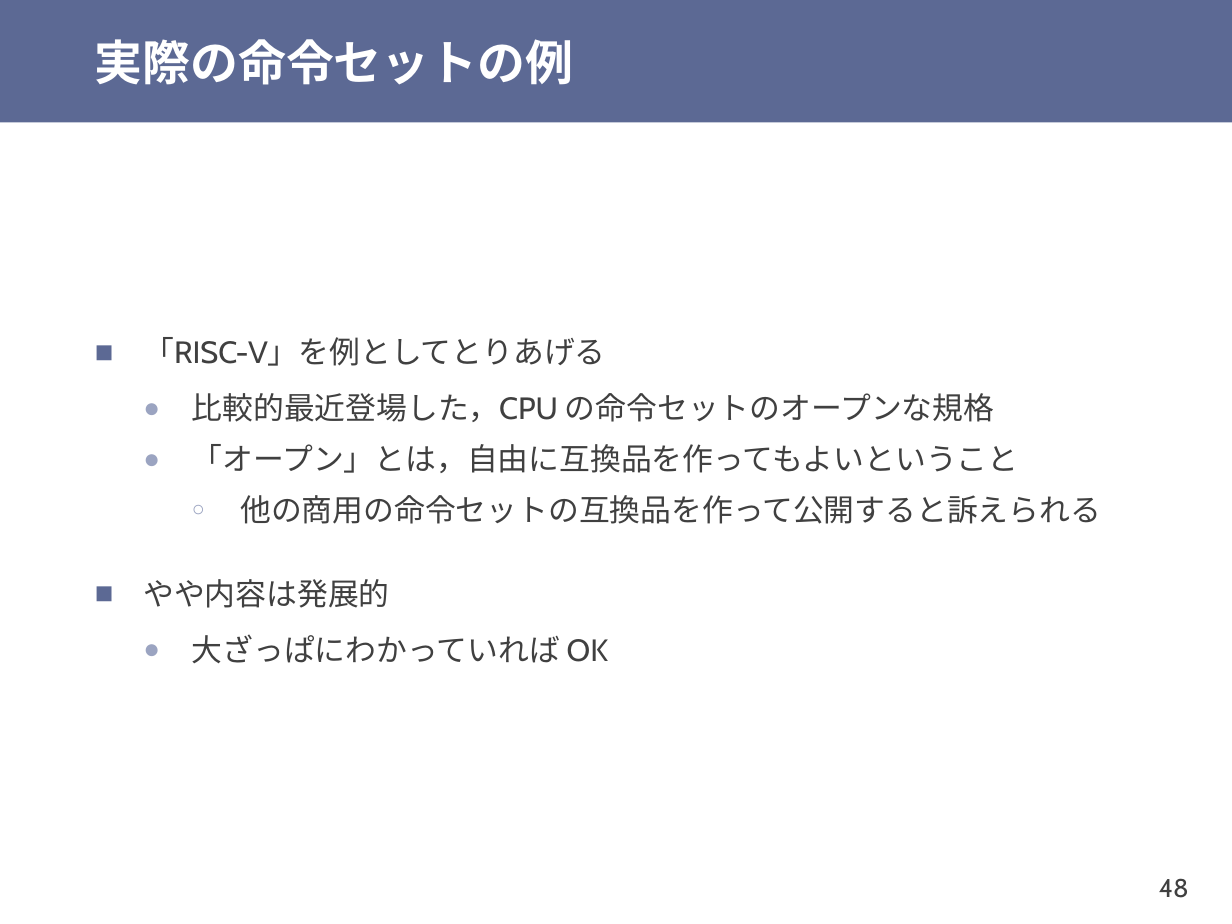
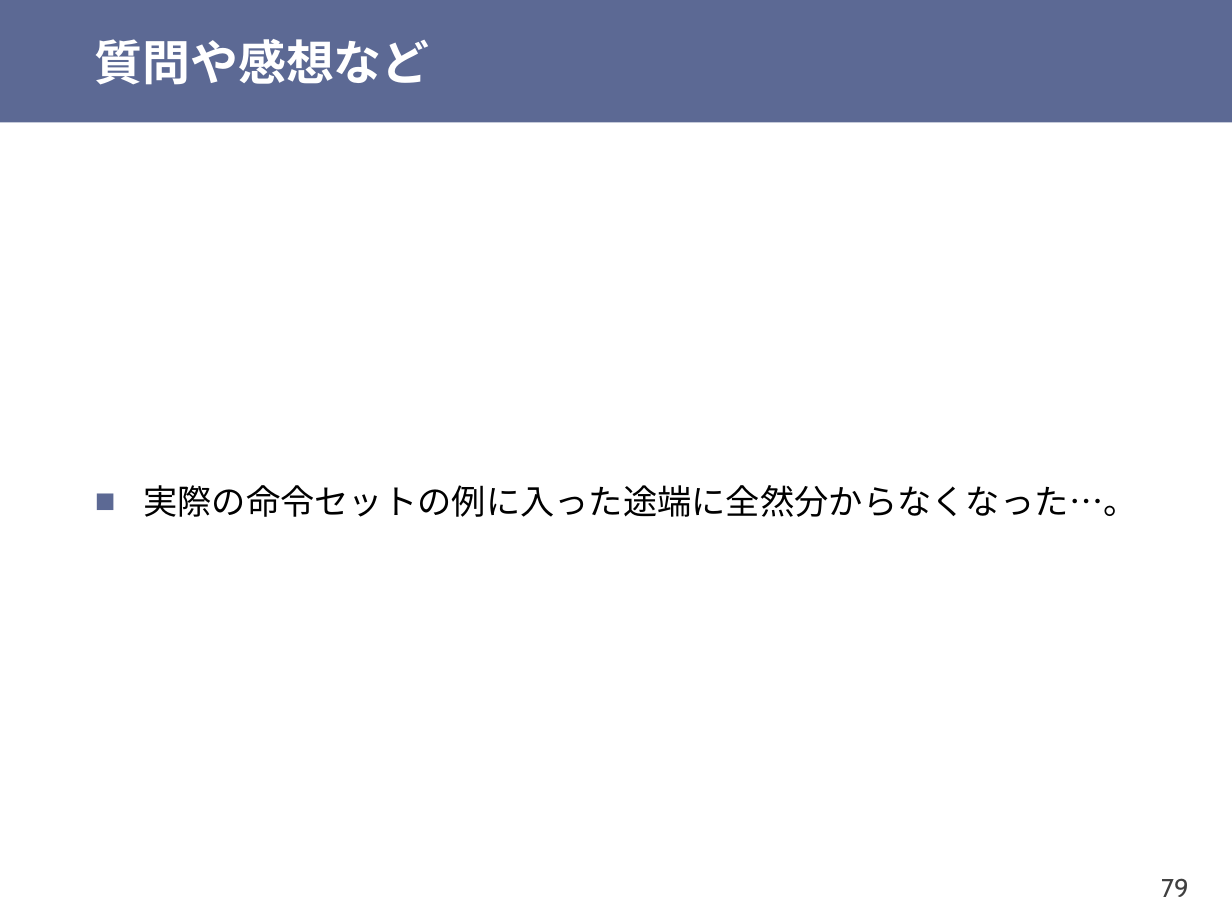
Before and after one commit to shioyadan/otya-computer-architecture-i, a slide deck: slide 79 of cai-shioya-03.pptx (slide 48 before the commit). Drawn at 1232x924 pixels with LibreOffice and Linux fonts; fonts in the diff are those of the drawing. Boxes give left, top, right and bottom in pixels: in the first picture for what was removed or moved away, otherwise in the second. Text is boxed around its words. In the diff, an @@ line names an element or a change of style, - is before the commit and + after.

```diff
--- a/cai-shioya-03.pptx
+++ b/cai-shioya-03.pptx
@@ title at (x1=95, y1=39, x2=430, y2=85): text changed @@
-実際の命令セットの例
+質問や感想など
@@ text at (x1=143, y1=485, x2=1137, y2=517): text changed; size 18 to 20 pt; font Cabin to Noto Sans CJK JP; text colour #404040 to #000000 @@
-■ 「RISC-V」を例としてとりあげる
-  ● 比較的最近登場した，CPU の命令セットのオープンな規格
-  ● 「オープン」とは，自由に互換品を作ってもよいということ
-    ○ 他の商用の命令セットの互換品を作って公開すると訴えられる
-■ やや内容は発展的
-  ● 大ざっぱにわかっていれば OK
+■ 実際の命令セットの例に入った途端に全然分からなくなった…。
@@ page number at (x1=1161, y1=878, x2=1188, y2=897): text changed @@
-48
+79
```
Also in this commit, not shown: 18 other slides changed, 27 slides added, 24 slides removed, 1 other file.
